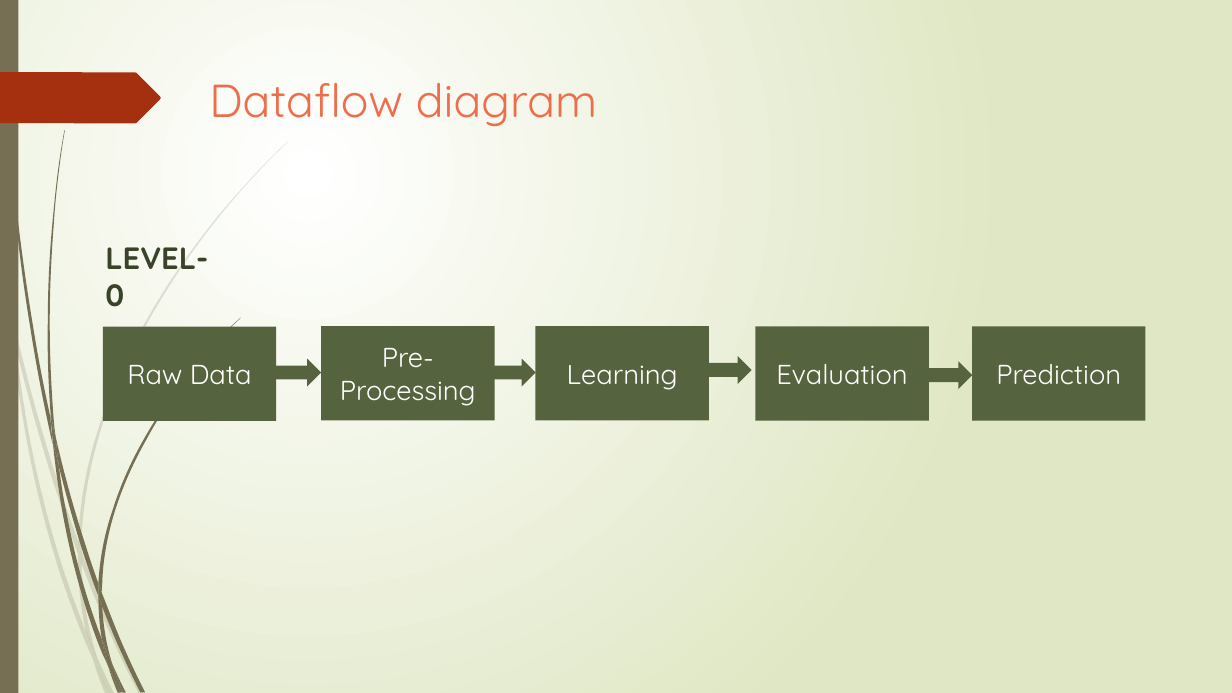
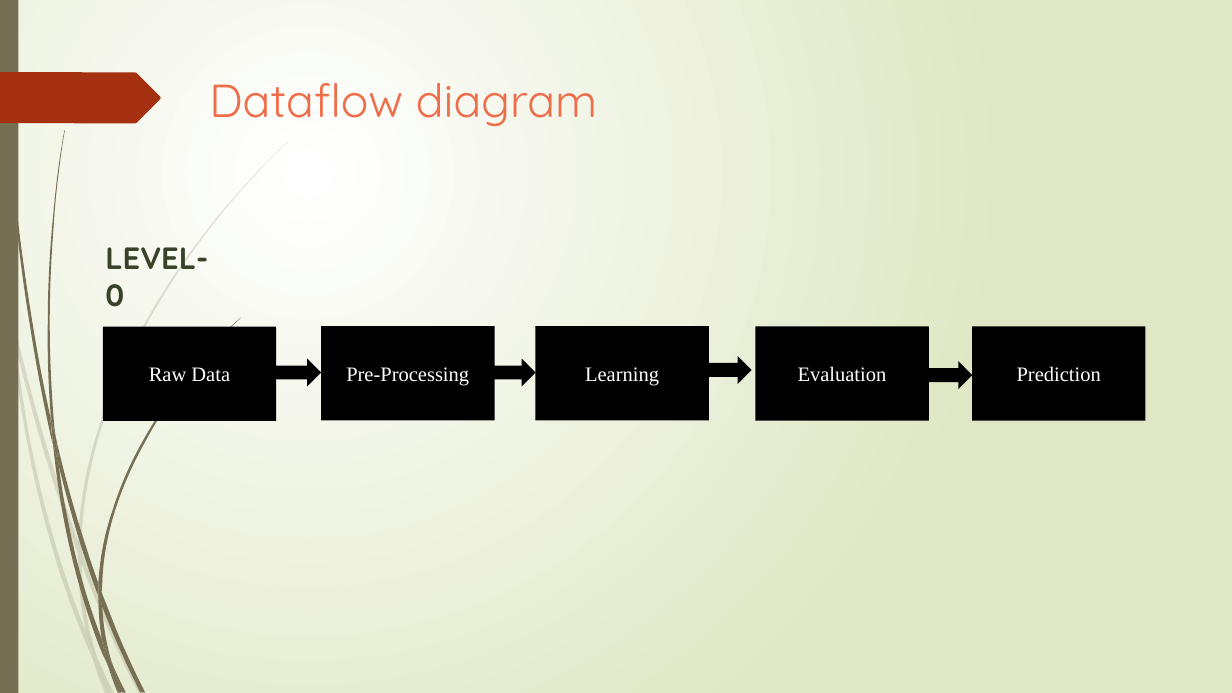
Before and after one commit to NavaneethVijay/vtuproject, a slide deck: slide 7 of second phase seminar.pptx. Drawn at 1232x693 pixels with LibreOffice and Linux fonts; fonts in the diff are those of the drawing. Boxes give left, top, right and bottom in pixels: in the first picture for what was removed or moved away, otherwise in the second. Text is boxed around its words. In the diff, an @@ line names an element or a change of style, - is before the commit and + after.

```diff
--- a/second phase seminar.pptx
+++ b/second phase seminar.pptx
@@ size 16 to 12 pt, font Quicksand to Times New Roman; fill #56653E to #000000 in 5 elements at box(102, 326, 276, 421), box(322, 326, 495, 421), box(536, 326, 710, 421), box(755, 326, 929, 421), box(972, 326, 1146, 421) @@
@@ fill #56653E to #000000 in 4 elements at box(276, 359, 320, 387), box(490, 359, 535, 387), box(707, 356, 752, 384), box(928, 361, 972, 389) @@
```
Also in this commit, not shown: 3 other slides changed, 11 other files.
